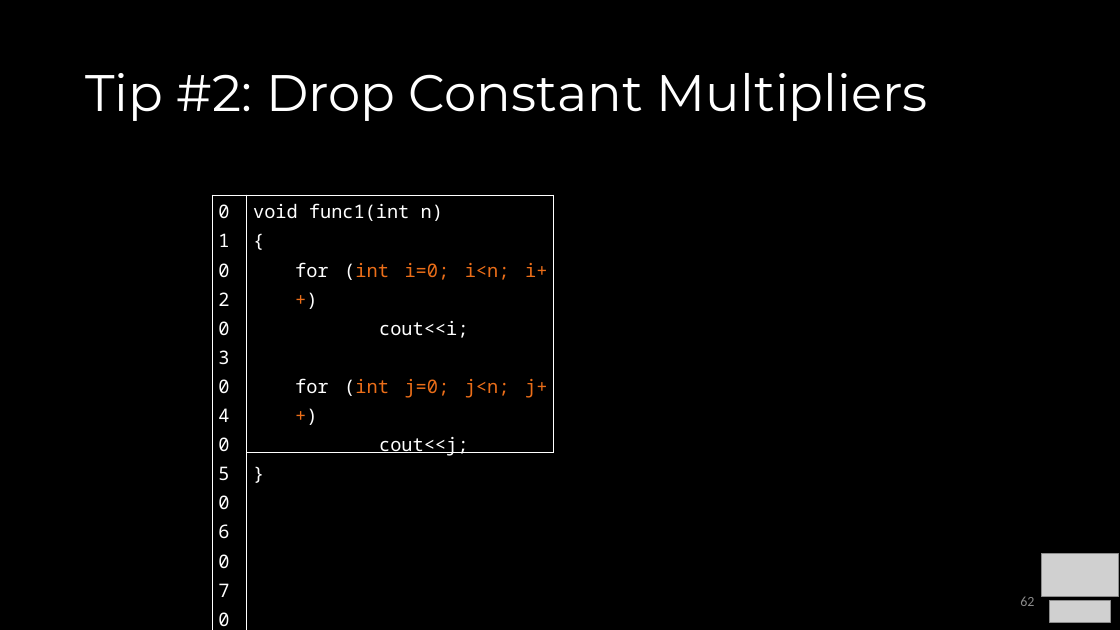
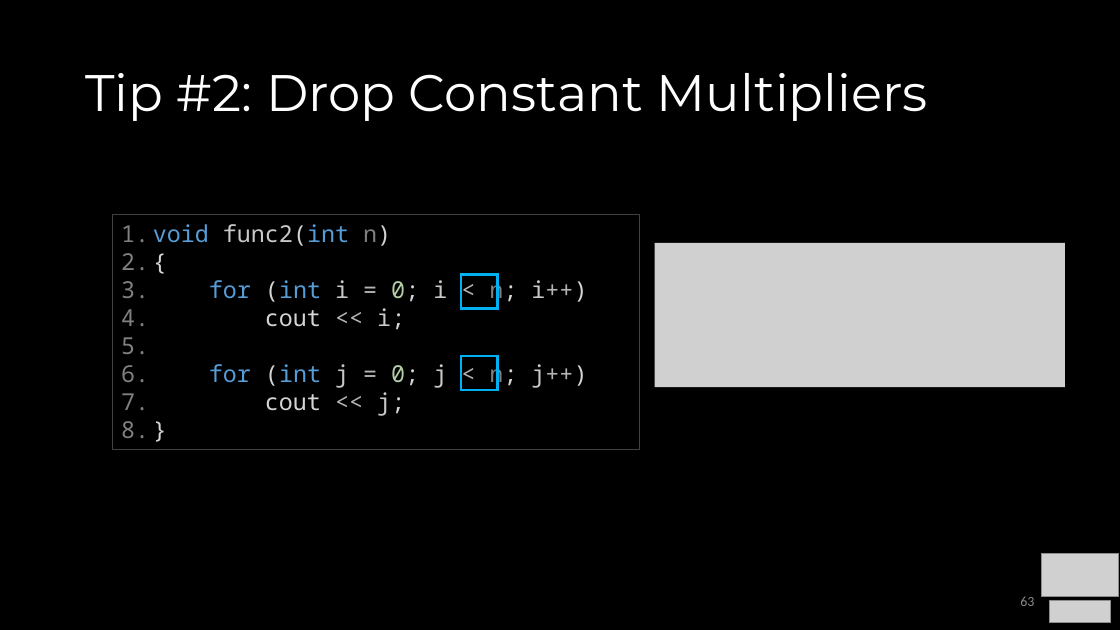
Before and after one commit to COP3530/Instructional-Content, a slide deck: slide 63 of Slides/Slides-PPT/1 - Algorithmic Analysis.pptx (slide 62 before the commit). Drawn at 1120x630 pixels with LibreOffice and Linux fonts; fonts in the diff are those of the drawing; grey boxes stand for pictures. Boxes give left, top, right and bottom in pixels: in the first picture for what was removed or moved away, otherwise in the second. Text is boxed around its words. In the diff, an @@ line names an element or a change of style, - is before the commit and + after.

```diff
--- a/Slides/Slides-PPT/1 - Algorithmic Analysis.pptx
+++ b/Slides/Slides-PPT/1 - Algorithmic Analysis.pptx
@@ table removed at <box>213,195,247,425</box>, 1 rows, 1 columns @@
-01 / 02 / 03 / 04 / 05 / 06 / 07 / 08 / 09
@@ table removed at <box>247,195,555,460</box>, 1 rows, 1 columns @@
-void func1(int n) / { / for (int i=0; i<n; i++) / cout<<i; / for (int j=0; j<n; j++) / cout<<j; / }
@@ rectangle added at <box>113,215,639,450</box>, outline #404040 0.75 pt, 20 pt, text #D4D4D4 @@
+1. void func2(int n)
+2. {
+3. for (int i = 0; i < n; i++)
+4. cout << i;
+5. for (int j = 0; j < n; j++)
+6. cout << j;
+7. }
@@ picture added at <box>655,243,1065,387</box> @@
@@ rectangle added at <box>461,275,497,309</box>, outline #00B0F0 2.25 pt @@
@@ rectangle added at <box>461,356,497,391</box>, outline #00B0F0 2.25 pt @@
```
Also in this commit, not shown: 11 other slides changed, 1 other file.
